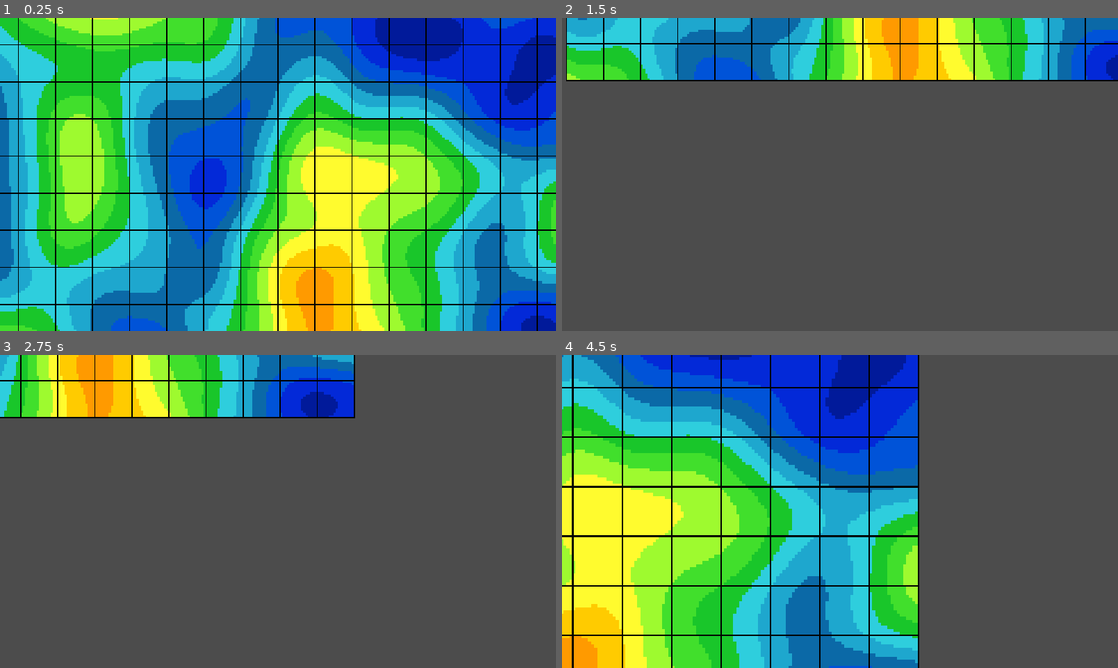
Above: before the commit, frames 1-4 (two rows, left to right).
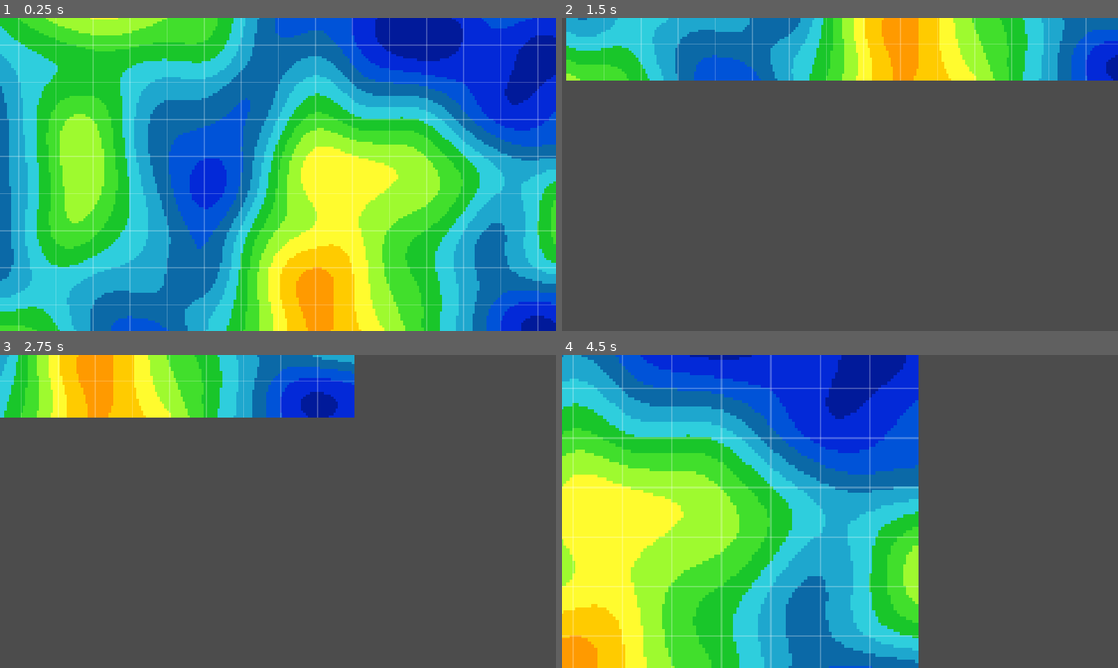
Above: after the commit, the same moments.

Repository: Phrenotopia/EvoDevio
Game: Godot game, scene res://World.tscn
The game is run twice, just before and just after one commit, with the same random seed, the same clock (stepped at 60 frames per second) and the same inputs.
Inputs (mouse positions are in pixels of both pictures, inside the frame that each line leads up to):
- Up to frame 1 (0.25 s): no input
- Up to frame 2 (1.5 s): tap Enter at 0.5 s; move the mouse to (962, 158) at 0.52 s; hold S (camera_down) 0.53-1.28 s; move the mouse to (728, 190) at 1.27 s; tap A (camera_left) at 1.35 s
- Up to frame 3 (2.75 s): tap Space at 2 s; move the mouse to (333, 442) at 2.02 s; hold D (camera_right) from 2.03 s (still down)
- Up to frame 4 (4.5 s): move the mouse to (812, 574) at 2.77 s; release D (camera_right) at 2.78 s; tap Shift (camera_speed_up) at 2.85 s; tap Enter at 3.5 s; move the mouse to (1006, 558) at 3.52 s; hold W (camera_up) 3.53-4.28 s; move the mouse to (673, 464) at 4.27 s; tap Mouse wheel up (camera_zoom_in) at 4.35 s

The runs differ from the first frame. In frame 1, 8.2% of the frame differs, in the area x 0-100%, y 0-100%; in frame 2, 1.7%; in frame 3, 1.1%; in frame 4, 5.5%.

Commit message:
Grid tweaks & Refactoring

Diff:
--- a/DrawGrid.gd
+++ b/DrawGrid.gd
@@ -2,11 +2,15 @@
 
 onready var world = get_node("/root/World")
 
+const COLOUR = Color(1,1,1,0.25)
+
 func _draw():
-	var columns = world.MAPSIZE.x/(world.GRIDSIZE/world.PIXELSCALE)#How many columns can fit in the map
-	var rows = world.MAPSIZE.y/(world.GRIDSIZE/world.PIXELSCALE)#How many rows can fit in the map
+	var columns = world.MAPSIZE.x/(world.GRIDSIZE/world.PIXELSCALE) #How many columns can fit in the map
+	var rows = world.MAPSIZE.y/(world.GRIDSIZE/world.PIXELSCALE) #How many rows can fit in the map
 
-	for i in columns+1:
-		draw_rect(Rect2(i*world.GRIDSIZE-2, -2, 4, world.MAPSIZE.y*8+4), "#000000") #Draws every line in the columns
-	for i in rows+1:
-		draw_rect(Rect2(-2, i*world.GRIDSIZE-2, world.MAPSIZE.x*8+4, 4), "#000000") #Draws every line in the rows
+	for i in columns:
+		if i != 0 :
+			draw_rect(Rect2(i*world.GRIDSIZE-1, -1, 4, world.MAPSIZE.y*8), COLOUR) #Draws every line in the columns
+	for i in rows:
+		if i != 0 :
+			draw_rect(Rect2(0, i*world.GRIDSIZE, world.MAPSIZE.x*8, 4), COLOUR) #Draws every line in the rows
--- a/World.gd
+++ b/World.gd
@@ -6,7 +6,7 @@
 const GRIDSIZE = 16*PIXELSCALE
 
 func _ready():
-	$ElevationMap.make_map(MAPSIZE.x, MAPSIZE.y)
+	$WorldMap.make_map(MAPSIZE.x, MAPSIZE.y)
 	$Grid._draw()
 
 
--- a/World.tscn
+++ b/World.tscn
@@ -4,7 +4,7 @@
 [ext_resource path="res://ElevationColors.png" type="Texture" id=3]
 [ext_resource path="res://Camera.gd" type="Script" id=4]
 [ext_resource path="res://DrawGrid.gd" type="Script" id=5]
-[ext_resource path="res://ElevationMap.gd" type="Script" id=6]
+[ext_resource path="res://WorldMap.gd" type="Script" id=6]
 
 [sub_resource type="TileSet" id=1]
 0/name = "ElevationColors.png 0"
@@ -235,7 +235,7 @@
 [node name="World" type="Node2D"]
 script = ExtResource( 2 )
 
-[node name="ElevationMap" type="TileMap" parent="."]
+[node name="WorldMap" type="TileMap" parent="."]
 position = Vector2( -1, 0 )
 z_index = -1
 tile_set = SubResource( 1 )
--- a/project.godot
+++ b/project.godot
@@ -10,7 +10,6 @@
 
 _global_script_classes=[  ]
 _global_script_class_icons={
-
 }
 
 [application]
@@ -31,30 +30,30 @@
 
 ui_accept={
 "deadzone": 0.5,
-"events": [ Object(InputEventKey,"resource_local_to_scene":false,"resource_name":"","device":0,"alt":false,"shift":false,"control":false,"meta":false,"command":false,"pressed":false,"scancode":16777221,"unicode":0,"echo":false,"script":null)
-, Object(InputEventKey,"resource_local_to_scene":false,"resource_name":"","device":0,"alt":false,"shift":false,"control":false,"meta":false,"command":false,"pressed":false,"scancode":16777222,"unicode":0,"echo":false,"script":null)
-, Object(InputEventKey,"resource_local_to_scene":false,"resource_name":"","device":0,"alt":false,"shift":false,"control":false,"meta":false,"command":false,"pressed":false,"scancode":32,"unicode":0,"echo":false,"script":null)
+"events": [ Object(InputEventKey,"resource_local_to_scene":false,"resource_name":"","device":0,"alt":false,"shift":false,"control":false,"meta":false,"command":false,"pressed":false,"scancode":16777221,"physical_scancode":0,"unicode":0,"echo":false,"script":null)
+, Object(InputEventKey,"resource_local_to_scene":false,"resource_name":"","device":0,"alt":false,"shift":false,"control":false,"meta":false,"command":false,"pressed":false,"scancode":16777222,"physical_scancode":0,"unicode":0,"echo":false,"script":null)
+, Object(InputEventKey,"resource_local_to_scene":false,"resource_name":"","device":0,"alt":false,"shift":false,"control":false,"meta":false,"command":false,"pressed":false,"scancode":32,"physical_scancode":0,"unicode":0,"echo":false,"script":null)
 , Object(InputEventJoypadButton,"resource_local_to_scene":false,"resource_name":"","device":0,"button_index":0,"pressure":0.0,"pressed":false,"script":null)
  ]
 }
 camera_up={
 "deadzone": 0.5,
-"events": [ Object(InputEventKey,"resource_local_to_scene":false,"resource_name":"","device":0,"alt":false,"shift":false,"control":false,"meta":false,"command":false,"pressed":false,"scancode":87,"unicode":0,"echo":false,"script":null)
+"events": [ Object(InputEventKey,"resource_local_to_scene":false,"resource_name":"","device":0,"alt":false,"shift":false,"control":false,"meta":false,"command":false,"pressed":false,"scancode":87,"physical_scancode":0,"unicode":0,"echo":false,"script":null)
  ]
 }
 camera_down={
 "deadzone": 0.5,
-"events": [ Object(InputEventKey,"resource_local_to_scene":false,"resource_name":"","device":0,"alt":false,"shift":false,"control":false,"meta":false,"command":false,"pressed":false,"scancode":83,"unicode":0,"echo":false,"script":null)
+"events": [ Object(InputEventKey,"resource_local_to_scene":false,"resource_name":"","device":0,"alt":false,"shift":false,"control":false,"meta":false,"command":false,"pressed":false,"scancode":83,"physical_scancode":0,"unicode":0,"echo":false,"script":null)
  ]
 }
 camera_left={
 "deadzone": 0.5,
-"events": [ Object(InputEventKey,"resource_local_to_scene":false,"resource_name":"","device":0,"alt":false,"shift":false,"control":false,"meta":false,"command":false,"pressed":false,"scancode":65,"unicode":0,"echo":false,"script":null)
+"events": [ Object(InputEventKey,"resource_local_to_scene":false,"resource_name":"","device":0,"alt":false,"shift":false,"control":false,"meta":false,"command":false,"pressed":false,"scancode":65,"physical_scancode":0,"unicode":0,"echo":false,"script":null)
  ]
 }
 camera_right={
 "deadzone": 0.5,
-"events": [ Object(InputEventKey,"resource_local_to_scene":false,"resource_name":"","device":0,"alt":false,"shift":false,"control":false,"meta":false,"command":false,"pressed":false,"scancode":68,"unicode":0,"echo":false,"script":null)
+"events": [ Object(InputEventKey,"resource_local_to_scene":false,"resource_name":"","device":0,"alt":false,"shift":false,"control":false,"meta":false,"command":false,"pressed":false,"scancode":68,"physical_scancode":0,"unicode":0,"echo":false,"script":null)
  ]
 }
 camera_zoom_in={
@@ -69,7 +68,7 @@
 }
 camera_speed_up={
 "deadzone": 0.5,
-"events": [ Object(InputEventKey,"resource_local_to_scene":false,"resource_name":"","device":0,"alt":false,"shift":false,"control":false,"meta":false,"command":false,"pressed":false,"scancode":16777237,"unicode":0,"echo":false,"script":null)
+"events": [ Object(InputEventKey,"resource_local_to_scene":false,"resource_name":"","device":0,"alt":false,"shift":false,"control":false,"meta":false,"command":false,"pressed":false,"scancode":16777237,"physical_scancode":0,"unicode":0,"echo":false,"script":null)
  ]
 }
 
Not shown, changed: ElevationColors.png.import
Renamed: ElevationMap.gd -> WorldMap.gd
